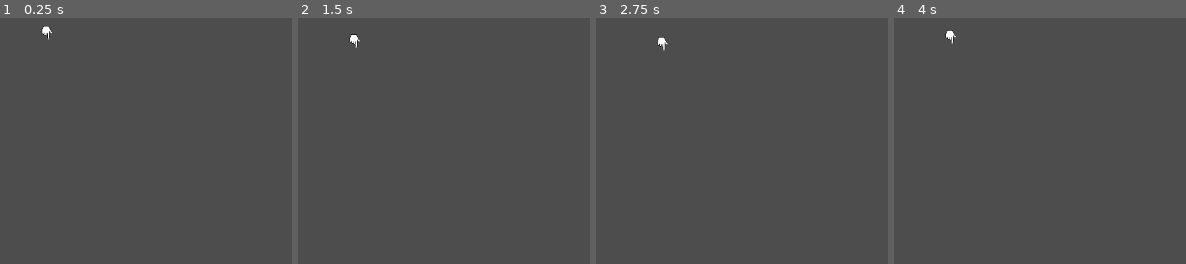
Above: before the commit, frames 1-4 (left to right).
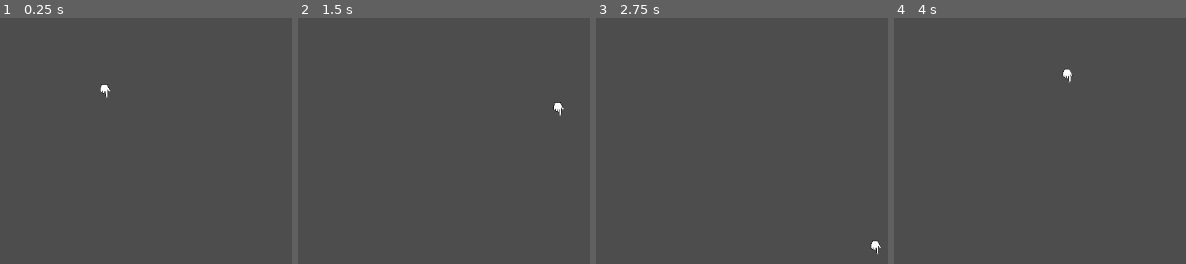
Above: after the commit, the same moments.

Repository: FireLegend03/Fire-Emblem-Awakening-Godot
Game: Godot game, scene res://Scenes/cursor.tscn
The game is run twice, just before and just after one commit, with the same random seed, the same clock (stepped at 60 frames per second) and the same inputs. This scene is started directly instead of the project's main scene.
Inputs:
- Up to frame 1 (0.25 s): no input
- Up to frame 2 (1.5 s): tap Enter at 0.5 s; hold Right (ui_right) 0.53-1.28 s; hold Down (ui_down) from 1.28 s (still down)
- Up to frame 3 (2.75 s): release Down (ui_down) at 2.03 s; hold Right (ui_right) from 2.03 s (still down)
- Up to frame 4 (4 s): tap Space at 2.75 s; release Right (ui_right) at 2.78 s; hold Up (ui_up) 2.78-3.53 s; tap Enter at 3.5 s; hold Left (ui_left) from 3.53 s (still down)

The runs differ from the first frame. In frame 1, 0.2% of the frame differs, in the area x 14-38%, y 3-33%; in frame 2, 0.2%, in the area x 17-92%, y 6-40%; in frame 3, 0.2%; in frame 4, 0.2%.

Commit message:
Finished cursor movement

Diff:
--- a/Scenes/cursor.tscn
+++ b/Scenes/cursor.tscn
@@ -3,12 +3,19 @@
 [ext_resource type="Script" uid="uid://c8tmgaqg37m0y" path="res://Scripts/cursor.gd" id="1_8pp82"]
 [ext_resource type="Texture2D" uid="uid://lcjlsavyiwqh" path="res://Assets/Sprites/Cursor/original cursor.webp" id="3_gjojv"]
 
-[node name="Cursor" type="Node2D" node_paths=PackedStringArray("cursor_sprite")]
+[node name="Cursor" type="Node2D" node_paths=PackedStringArray("cursor_sprite", "holding_delay_timer")]
 script = ExtResource("1_8pp82")
 cursor_sprite = NodePath("Sprite2D")
 map_size = Vector2i(15, 15)
+holding_delay_timer = NodePath("Holding_Delay")
 
 [node name="Sprite2D" type="Sprite2D" parent="."]
 position = Vector2(-2, -4)
 scale = Vector2(0.15, 0.16785714)
 texture = ExtResource("3_gjojv")
+
+[node name="Holding_Delay" type="Timer" parent="."]
+wait_time = 0.17
+one_shot = true
+
+[connection signal="timeout" from="Holding_Delay" to="." method="_on_holding_delay_timeout"]
--- a/Scripts/cursor.gd
+++ b/Scripts/cursor.gd
@@ -1,22 +1,131 @@
 extends Node2D
 
 class_name Cursor
+
 
 enum STATE {
 	IDLE,
 	MOVING
 }
+@onready var state = STATE.IDLE
 
-@onready var state = STATE.IDLE
+const TILE_SIZE = 28
 
 @export var cursor_sprite: Sprite2D
 @export var map_size: Vector2i # Stores the map size in grid units
+@export var holding_delay_timer: Timer # little delay before moving after holding down a direction
+
 
 var cursor_tween: Tween # Tween for smooth cursor movement
+var previous_direction: Vector2 = Vector2.ZERO # To track the last direction moved
 
 func _ready():
-	position = Vector2(14 * 5, 14 * 5)  # Initial position
+	position = Vector2(14 + TILE_SIZE * 5, 14 + TILE_SIZE * 5)  # Initial position
 	hover_animation()
+
+
+func _process(_delta: float) -> void:
+
+	match state:
+		STATE.IDLE:
+			# Diagonal movement
+			if Input.is_action_just_pressed("ui_right") and Input.is_action_just_pressed("ui_down"):
+				holding_delay_timer.start() # Start the timer for holding delay only after the first move
+				previous_direction = Vector2(1, 1)
+				move_cursor(previous_direction)
+			elif Input.is_action_just_pressed("ui_right") and Input.is_action_just_pressed("ui_up"):
+				holding_delay_timer.start()
+				previous_direction = Vector2(1, -1)
+				move_cursor(previous_direction)
+			elif Input.is_action_just_pressed("ui_left") and Input.is_action_just_pressed("ui_up"):
+				holding_delay_timer.start()
+				previous_direction = Vector2(-1, -1)
+				move_cursor(previous_direction)
+			elif Input.is_action_just_pressed("ui_left") and Input.is_action_just_pressed("ui_down"):
+				holding_delay_timer.start()
+				previous_direction = Vector2(-1, 1)
+				move_cursor(previous_direction)
+
+			# Single input directions
+			elif Input.is_action_just_pressed("ui_right"):
+				holding_delay_timer.start()
+				previous_direction = Vector2(1, 0)
+				move_cursor(previous_direction)
+			elif Input.is_action_just_pressed("ui_left"):
+				holding_delay_timer.start()
+				previous_direction = Vector2(-1, 0)
+				move_cursor(previous_direction)
+			elif Input.is_action_just_pressed("ui_down"):
+				holding_delay_timer.start()
+				previous_direction = Vector2(0, 1)
+				move_cursor(previous_direction)
+			elif Input.is_action_just_pressed("ui_up"):
+				holding_delay_timer.start()
+				previous_direction = Vector2(0, -1)
+				move_cursor(previous_direction)
+
+			# Holding input directions
+			# Slide if the timer has run out and the key is still held
+			elif holding_delay_timer.time_left == 0:
+				var current_direction = Vector2.ZERO
+				# Diagonal movement
+				if Input.is_action_pressed("ui_right") and Input.is_action_pressed("ui_down"):
+					current_direction = Vector2(1, 1)
+					move_cursor(current_direction)
+				elif Input.is_action_pressed("ui_right") and Input.is_action_pressed("ui_up"):
+					current_direction = Vector2(1, -1)
+					move_cursor(current_direction)
+				elif Input.is_action_pressed("ui_left") and Input.is_action_pressed("ui_up"):
+					current_direction = Vector2(-1, -1)
+					move_cursor(current_direction)
+				elif Input.is_action_pressed("ui_left") and Input.is_action_pressed("ui_down"):
+					current_direction = Vector2(-1, 1)
+					move_cursor(current_direction)
+
+				# Single directions
+				elif Input.is_action_pressed("ui_right"):
+					current_direction = Vector2(1, 0)
+					move_cursor(current_direction)
+				elif Input.is_action_pressed("ui_left"):
+					current_direction = Vector2(-1, 0)
+					move_cursor(current_direction)
+				elif Input.is_action_pressed("ui_down"):
+					current_direction = Vector2(0, 1)
+					move_cursor(current_direction)
+				elif Input.is_action_pressed("ui_up"):
+					current_direction = Vector2(0, -1)
+					move_cursor(current_direction)
+
+				# If the direction has changed, reset the timer
+				if current_direction != previous_direction and current_direction != Vector2.ZERO:
+					previous_direction = current_direction
+					holding_delay_timer.start()
+
+
+	if (Input.is_action_just_released("ui_right") or Input.is_action_just_released("ui_left")
+	or Input.is_action_just_released("ui_down") or Input.is_action_just_released("ui_up")):
+		holding_delay_timer.stop()
+
+
+func move_cursor(direction: Vector2) -> void:
+	var new_position = position + direction * TILE_SIZE
+	print("Moving cursor to: ", new_position)
+	if new_position.x >= 0 and new_position.x < map_size.x * TILE_SIZE and new_position.y >= 0 and new_position.y < map_size.y * TILE_SIZE:
+		state = STATE.MOVING
+		cursor_tween = get_tree().create_tween()
+		# Smoothly move to new position (4 frames)
+		cursor_tween.tween_property(self, "position", new_position, 0.07)
+		cursor_tween.set_trans(Tween.TRANS_LINEAR)
+
+		await cursor_tween.finished # Wait until the tween is done
+		cursor_tween.kill() # Free the tween
+		state = STATE.IDLE # Allow movement again
+
+
+
+func _on_holding_delay_timeout() -> void:
+	pass # Replace with function body.
+
 
 # Creates looping up and down animation for the cursor
 func hover_animation():
@@ -26,34 +135,3 @@
 	sprite_tween.tween_property(cursor_sprite, "position:y", cursor_sprite.position.y + 4, 0.5)
 	sprite_tween.set_trans(Tween.TRANS_SINE).set_ease(Tween.EASE_IN_OUT)
 	sprite_tween.set_loops()  # Loop indefinitely
-
-func _process(delta: float) -> void:
-
-	match state:
-		STATE.IDLE:
-			if Input.is_action_just_pressed("ui_right"):
-				move_cursor(Vector2(1, 0))
-			elif Input.is_action_just_pressed("ui_left"):
-				move_cursor(Vector2(-1, 0))
-			elif Input.is_action_just_pressed("ui_down"):
-				move_cursor(Vector2(0, 1))
-			elif Input.is_action_just_pressed("ui_up"):
-				move_cursor(Vector2(0, -1))
-
-
-
-func move_cursor(direction: Vector2):
-	var new_position = position + direction * 14
-	print("Moving cursor to: ", new_position)
-	if new_position.x >= 0 and new_position.x < map_size.x * 14 and new_position.y >= 0 and new_position.y < map_size.y * 14:
-		state = STATE.MOVING
-		cursor_tween = get_tree().create_tween()
-		# Smoothly move to new position (4 frames)
-		cursor_tween.tween_property(self, "position", new_position, 0.07)
-		cursor_tween.set_trans(Tween.TRANS_LINEAR)
-		cursor_tween.tween_callback(_on_tween_finished) # Somehow this connects the signal
-
-# Enable movement again when tween is finished
-func _on_tween_finished():
-	cursor_tween.kill()
-	state = STATE.IDLE
